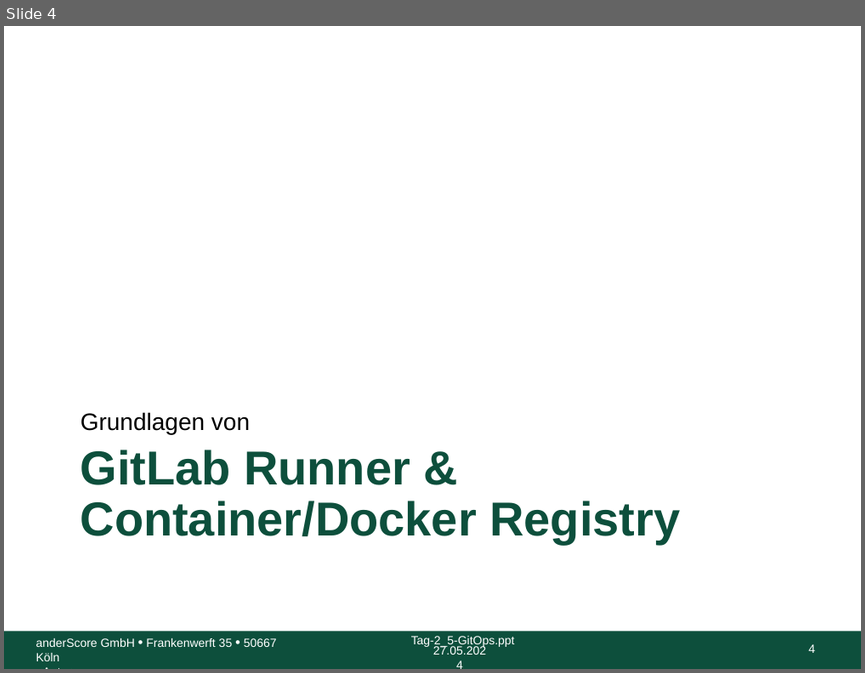
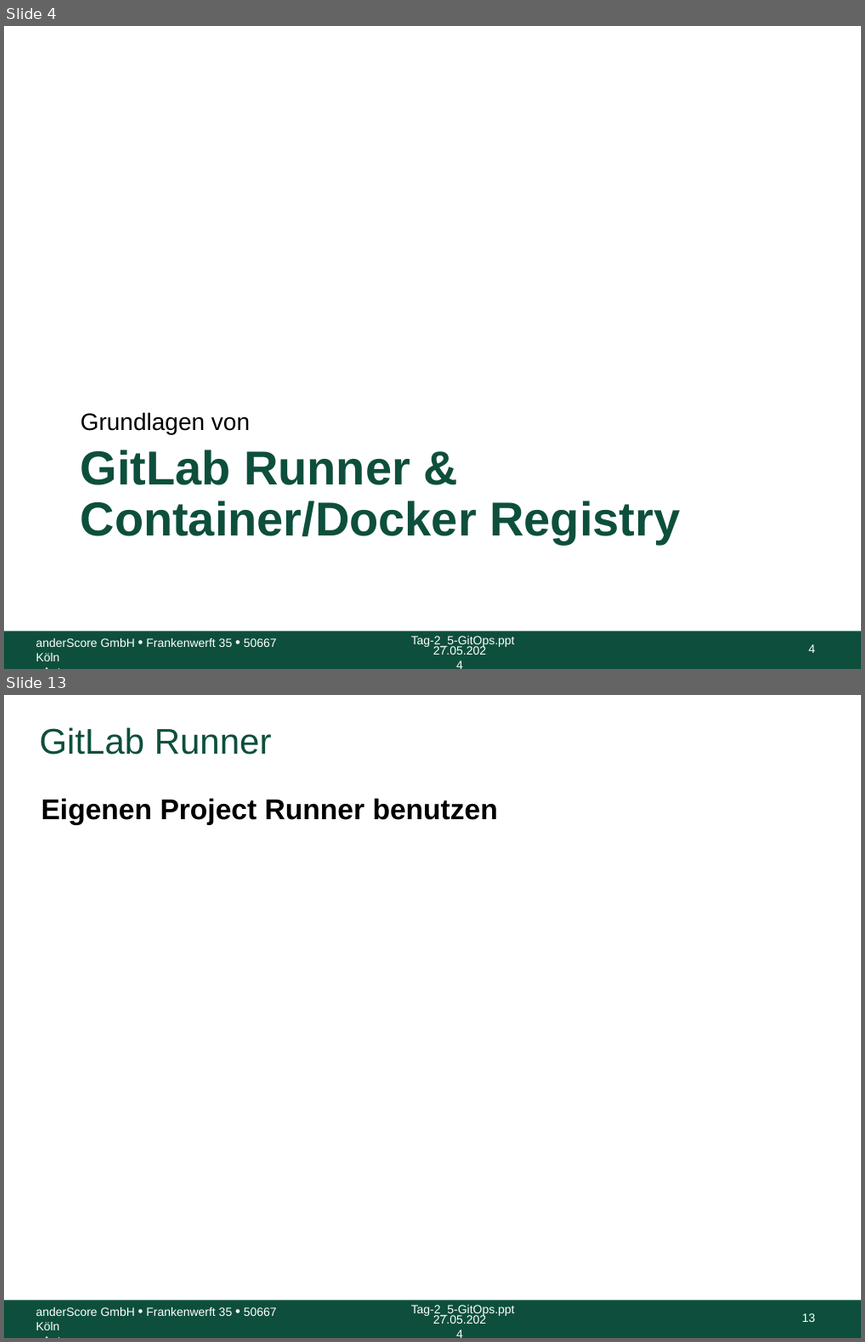
Before and after one commit to anderscore-gmbh/gitlab, a slide deck: slides/Tag-3_2-GitLab-Runner-Container-Registry.pptx. Shown one above the other, each under a label of ours: slide 4 before the commit, slides 4 and 13 after it; the slides between them are not shown. The pictures are 865x673 and 865x1342 pixels, drawn with LibreOffice and Linux fonts; fonts in the diff are those of the drawing; background and template pictures are left out. Boxes give left, top, right and bottom in pixels: in the first picture for what was removed or moved away, otherwise in the second. Text is boxed around its words. In the diff, an @@ line names an element or a change of style, - is before the commit and + after.

```diff
--- a/slides/Tag-3_2-GitLab-Runner-Container-Registry.pptx
+++ b/slides/Tag-3_2-GitLab-Runner-Container-Registry.pptx
@@ slide 13 added at (4,695,861,1338), background #FFFFFF; not listed: 5 template elements that a slide beside it also shows @@
@@ title added at (40,727,272,755), 30 pt, text #0D4F3C @@
+GitLab Runner
@@ text added at (41,798,498,825), 24 pt, text #000000, bold @@
+Eigenen Project Runner benutzen
```
Also in this commit, not shown: 1 slide changed, 13 other slides added, 1 slide removed, 10 other files.
